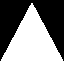
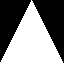
Layers edited between the first and the second w=64, h=64 image:
painted on "Layer 2" over [0, 0, 64, 63]
